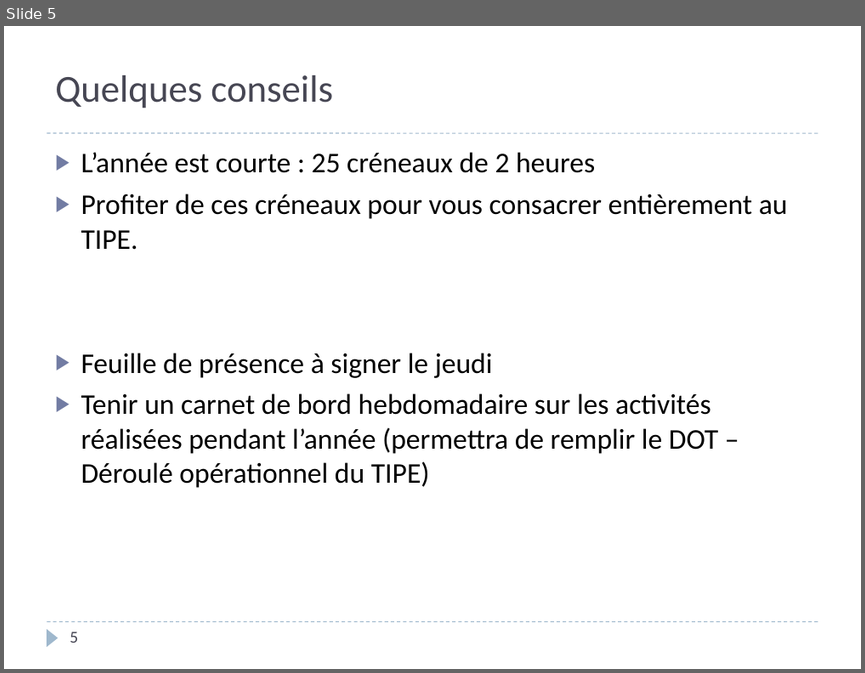
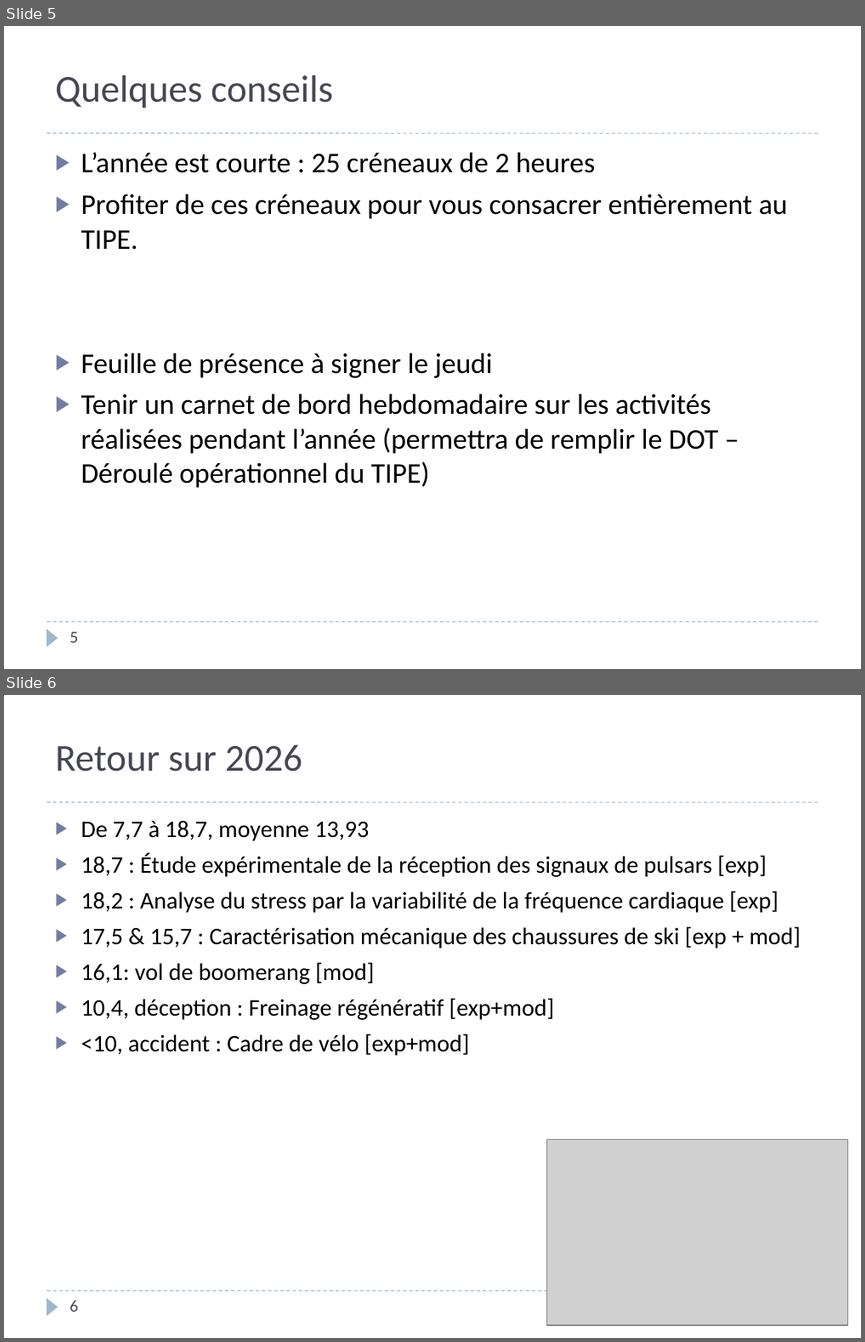
Before and after one commit to xpessoles/TIPE, a slide deck: Introduction_TIPE_2025_2026.pptx. Shown one above the other, each under a label of ours: slide 5 before the commit, slides 5 and 6 after it. The pictures are 865x673 and 865x1342 pixels, drawn with LibreOffice and Linux fonts; fonts in the diff are those of the drawing; grey boxes stand for pictures. Boxes give left, top, right and bottom in pixels: in the first picture for what was removed or moved away, otherwise in the second. Text is boxed around its words. In the diff, an @@ line names an element or a change of style, - is before the commit and + after.

```diff
--- a/Introduction_TIPE_2025_2026.pptx
+++ b/Introduction_TIPE_2025_2026.pptx
@@ slide 6 added at bbox=[4, 695, 861, 1338], background #FFFFFF; not listed: 3 template elements that a slide beside it also shows @@
@@ title added at bbox=[55, 744, 302, 771], 32 pt, text #464653 @@
+Retour sur 2026
@@ text added at bbox=[81, 821, 800, 1055], 20 pt, text #000000 @@
+▶ De 7,7 à 18,7, moyenne 13,93
+▶ 18,7 : Étude expérimentale de la réception des signaux de pulsars [exp]
+▶ 18,2 : Analyse du stress par la variabilité de la fréquence cardiaque [exp]
+▶ 17,5 & 15,7 : Caractérisation mécanique des chaussures de ski [exp + mod]
+▶ 16,1: vol de boomerang [mod]
+▶ 10,4, déception : Freinage régénératif [exp+mod]
+▶ <10, accident : Cadre de vélo [exp+mod]
@@ picture added at bbox=[547, 1139, 847, 1325] @@
@@ page number added at bbox=[69, 1299, 78, 1311], 14 pt, text #464653 @@
+6
```
Also in this commit, not shown: 1 slide changed, 1 other file.
